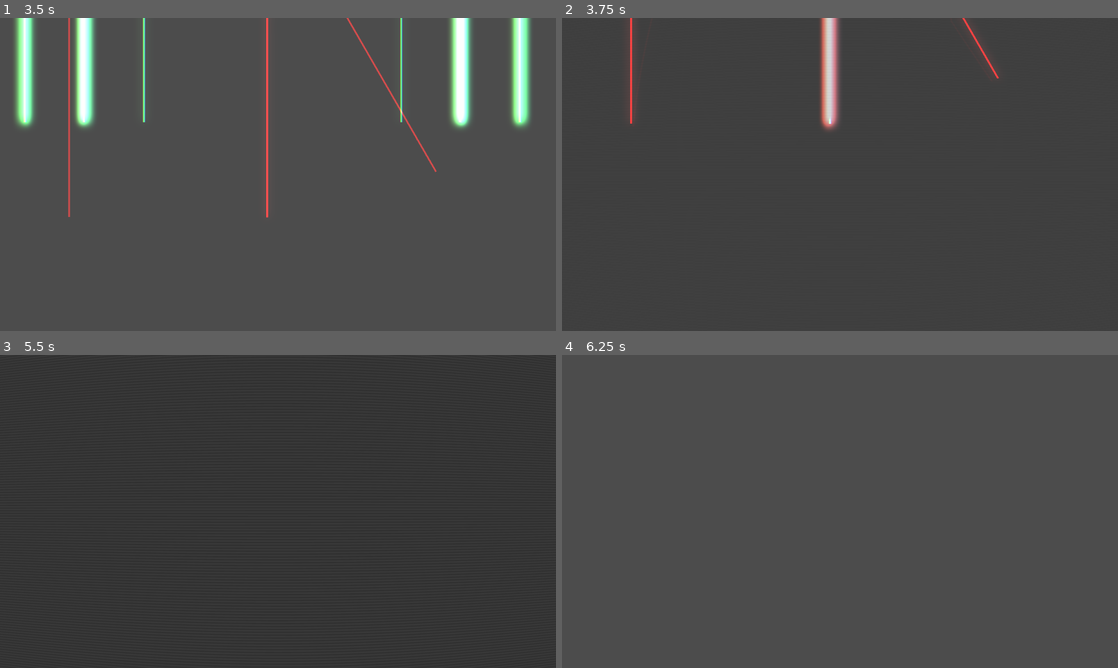
Above: before the commit, frames 1-4 (two rows, left to right).
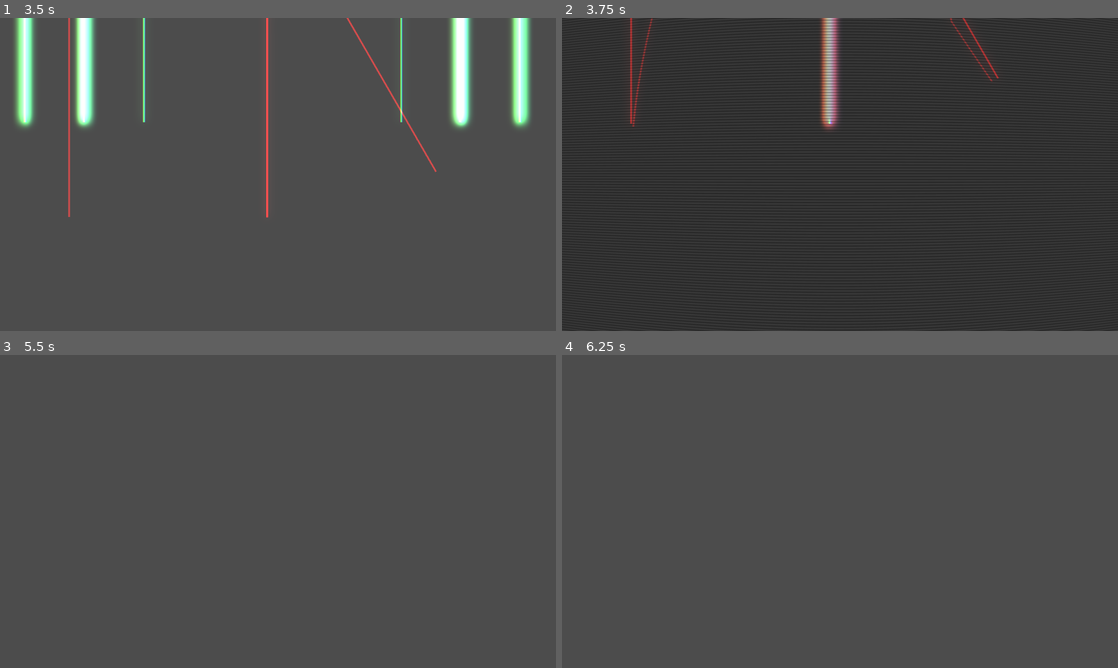
Above: after the commit, the same moments.

Repository: FireEntity1/beat-jumper
Game: Godot game, scene res://scenes/main_game.tscn
Two runs of this game, one before a commit and one after it. Both use one fixed random seed, a clock stepped at 60 frames per second and the inputs below.
Inputs:
- Up to frame 1 (3.5 s): tap Enter at 0.5 s; hold D (right) 0.53-2.03 s; tap Ctrl (dash) at 0.6 s; tap Space (jump) at 0.77, 1.52, 3.02 s; tap S (slam) at 1.35 s; hold Left (left) 2.03-2.78 s; tap Alt at 2.1 s; hold D (right) from 2.78 s (still down); tap Shift at 2.85 s
- Up to frame 2 (3.75 s): keep holding D (right); tap Ctrl (dash) at 3.6 s
- Up to frame 3 (5.5 s): tap Space (jump) at 3.77, 4.52, 5 s; release D (right) at 4.28 s; hold Left (left) 4.28-5.03 s; tap S (slam) at 4.35 s; hold D (right) from 5.03 s (still down); tap Alt at 5.1 s
- Up to frame 4 (6.25 s): tap Enter at 5.75 s; release D (right) at 5.78 s; hold Left (left) from 5.78 s (still down); tap Shift at 5.85 s; tap Space (jump) at 6.02 s

Frame 1 is identical in both runs. In frame 2, 1.9% of the frame differs, in the area x 10-80%, y 0-37%; in frame 3, 40%, in the area x 0-100%, y 0-100%; in frame 4, nothing differs.

Commit message:
feat: i forgor but i changed smth

Diff:
--- a/scenes/main_game.tscn
+++ b/scenes/main_game.tscn
@@ -184,6 +184,6 @@
 stream = ExtResource("8_70vka")
 volume_db = -16.343
 autoplay = true
-max_distance = 5000.0
+max_distance = 10000.0
 attenuation = 5.31342e-05
 panning_strength = 0.0
--- a/scripts/event_handler.gd
+++ b/scripts/event_handler.gd
@@ -152,12 +152,14 @@
 	{
 		"type": "vhs",
 		"beat": 7,
-		"status": true
+		"status": true,
+		"intensity": 1.0
 	},
 	{
 		"type": "vhs",
 		"beat": 10,
-		"status": false
+		"status": false,
+		"intensity": 0.5
 	},
 	{
 		"type": "laser_circle",
@@ -194,11 +196,24 @@
 		"colour": ["purple"],
 		"direction": -1
 	},
+
 	{
 		"type": "camera_kick",
 		"beat": 43,
 		"status": false,
 		"speed": 1.0/4.0
+	},
+	{
+		"type": "vhs",
+		"beat": 23,
+		"status": true,
+		"intensity": 0.3
+	},
+	{
+		"type": "vhs",
+		"beat": 27,
+		"status": false,
+		"intensity": 0.3
 	},
 ]
 
@@ -266,6 +281,7 @@
 				continue
 			elif event.type == "vhs":
 				global.vhs = event.status
+				global.vhs_intensity = event.intensity
 				event_index += 1
 				continue
 			elif event.type in event_types:
--- a/scripts/global.gd
+++ b/scripts/global.gd
@@ -9,6 +9,7 @@
 var visualizer = true
 
 var vhs = false
+var vhs_intensity = 0.5
 
 var camera_kick = false
 var camera_kick_speed = 1.0
@@ -106,6 +107,7 @@
 		"type": "vhs",
 		"beat": 0,
 		"status": true,
+		"intensity": 0.5
 	}
 }
 
--- a/scripts/laser_circle.gd
+++ b/scripts/laser_circle.gd
@@ -30,23 +30,6 @@
 	angle = 360.0/edges
 	offset = -90
 	start_beat = fire_beat
-	#for i in range(amount):
-		#var index = i%edges
-		#var current_angle_deg = ((angle * index) + offset)*direction
-		#var current_angle_rad = deg_to_rad(current_angle_deg)
-		#var temp = laser.instantiate()
-		#temp.pos = Vector2.from_angle(current_angle_rad) * radius
-		#temp.rot = current_angle_deg + 90
-		#temp.snap = false
-		#temp.fire_beat = fire_beat + current*speed
-		#temp.colour = colour[cur_col]
-		#add_child(temp)
-		#current += 1
-		#if cur_col == max_cols-1:
-			#cur_col = 0
-		#else:
-			#cur_col += 1
-		#await get_tree().create_timer(speed*(60.0/global.bpm)).timeout
 
 func _process(delta: float) -> void:
 	var current_beat = global.beat
--- a/scripts/player.gd
+++ b/scripts/player.gd
@@ -51,10 +51,10 @@
 		shake.set_shader_parameter("ShakeStrength",0.0)
 	if global.vhs:
 		vhs.set_shader_parameter("intensity",
-		move_toward(vhs.get_shader_parameter("intensity"),1.0,delta))
+		move_toward(vhs.get_shader_parameter("intensity"),global.vhs_intensity,delta*3))
 	else:
 		vhs.set_shader_parameter("intensity",
-		move_toward(vhs.get_shader_parameter("intensity"),0.0,delta))
+		move_toward(vhs.get_shader_parameter("intensity"),0.0,delta*3))
 
 func _physics_process(delta: float) -> void:
 	# Add the gravity.
--- a/shaders/vhs.gdshader
+++ b/shaders/vhs.gdshader
@@ -20,14 +20,13 @@
 void fragment()
 {
     float r = texture(SCREEN_TEXTURE, uv_curve(SCREEN_UV) + vec2(SCREEN_PIXEL_SIZE.x * 0.0), 0.0).r;
-    float g = texture(SCREEN_TEXTURE, uv_curve(SCREEN_UV) + vec2(SCREEN_PIXEL_SIZE.x * 2.0), 0.0).g;
-    float b = texture(SCREEN_TEXTURE, uv_curve(SCREEN_UV) + vec2(SCREEN_PIXEL_SIZE.x * -2.0), 0.0).b;
+    float g = texture(SCREEN_TEXTURE, uv_curve(SCREEN_UV) + vec2(SCREEN_PIXEL_SIZE.x * 3.0), 0.0).g;
+    float b = texture(SCREEN_TEXTURE, uv_curve(SCREEN_UV) + vec2(SCREEN_PIXEL_SIZE.x * -3.0), 0.0).b;
 
     float s = sin(uv_curve(SCREEN_UV).y * scanline_count * PI * 2.0);
     s = (s * 0.5 + 0.5) * 0.9 + 0.1;
-    vec4 scan_line = vec4(vec3(pow(s, 0.25)), 1.0);
+    vec4 scan_line = vec4(vec3(pow(s, 0.55)), 1.0);
 
-    // Apply intensity (0 = invisible, 1 = normal)
     vec4 crt_color = vec4(r, g, b, 1.0) * scan_line;
     COLOR = mix(vec4(0.0), crt_color, intensity);
 }
